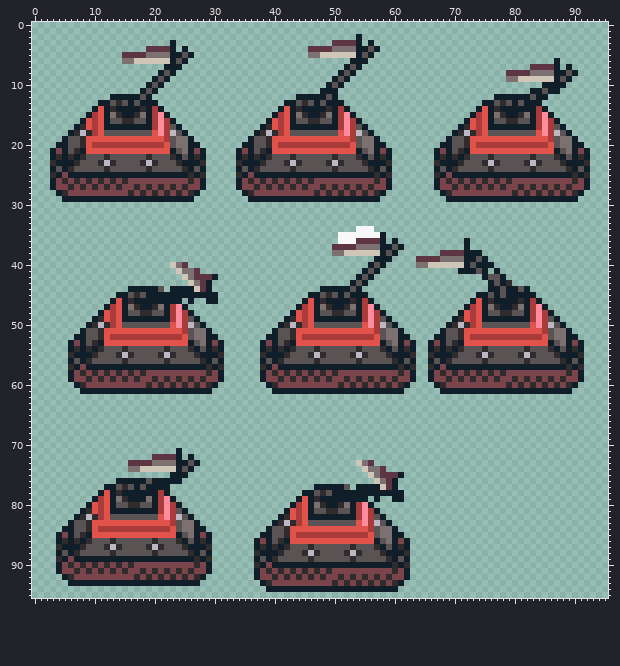
Sprite sheet -- res/tut_robot_melee_speedy.png. Above, as it was before the edit.
The file is 96x96 pixels.
After the commit:
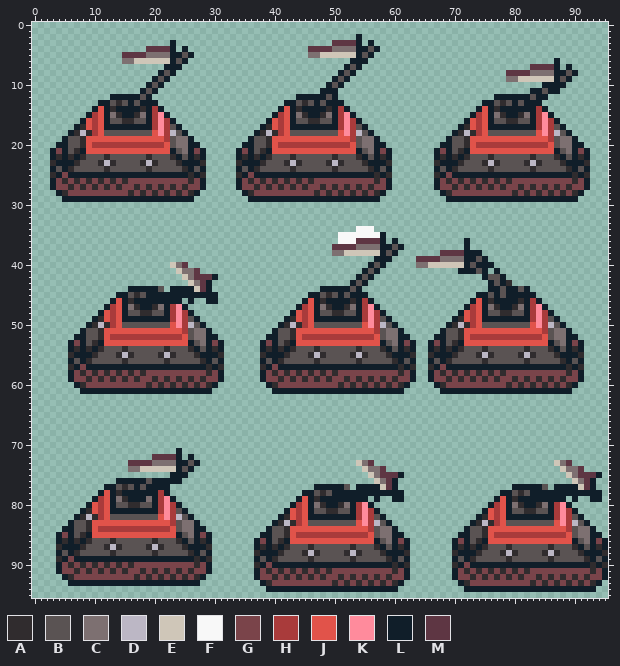
Palette (. is transparent): A #302c2e  B #5a5353  C #7d7071  D #bcb7c5  E #cfc6b8  F #f8f8f8  G #7a444a  H #a93b3b  J #e1534a  K #ff8b9c  L #101e29  M #5e3643
Change:
@@ x 68..95 @@
 72 ............................
-73 ............................
-74 ............................
-75 ............................
-76 ............................
-77 ............................
-78 ............................
-79 ............................
-80 ............................
-81 ............................
-82 ............................
-83 ............................
-84 ............................
-85 ............................
-86 ............................
-87 ............................
-88 ............................
-89 ............................
-90 ............................
-91 ............................
-92 ............................
-93 ............................
-94 ............................
+73 ...................ECM......
+74 ....................ECCM....
+75 .....................ECMMML.
+76 ......................ECML..
+77 ............LLLLLB.LLLLEML..
+78 ..........LLBABLLLLLLLLLLLL.
+79 .........LJLALLLLLLLL.L..LL.
+80 ........LHJLCALLACLHKL......
+81 .......LJHJLBBAABBLHKHL.....
+82 ......LAJHJLLLLLLLLHKHBL....
+83 .....LADAHJBBBBBBBBJKHDBL...
+84 ....LBBAJJJJJJJJJJJJJHBCCL..
+85 ...LLBBAJHHHHHHHHHHHHJBCCLL.
+86 ..LGLBALJJJJJJJJJJJJJJLBCLGL
+87 ..LALALABBBABBBBBBABBBALBLAL
+88 ..ALLLABBBADABBBBADABBBALLLA
+89 ..LBLABBBBBABBBBBBABBBBBALBL
+90 ..ALGLLLLLLLLLLLLLLLLLLLLALA
+91 ..LGAGAGAGAGAGAGGGGGGGGGGAGL
+92 ..LGGAGAGAGAGAGGAGAGAGAGAGGL
+93 ...LAGGGGGGGGGGAGAGAGAGAGAL.
+94 ....LLLLLLLLLLLLLLLLLLLLLL..
 95 ............................
